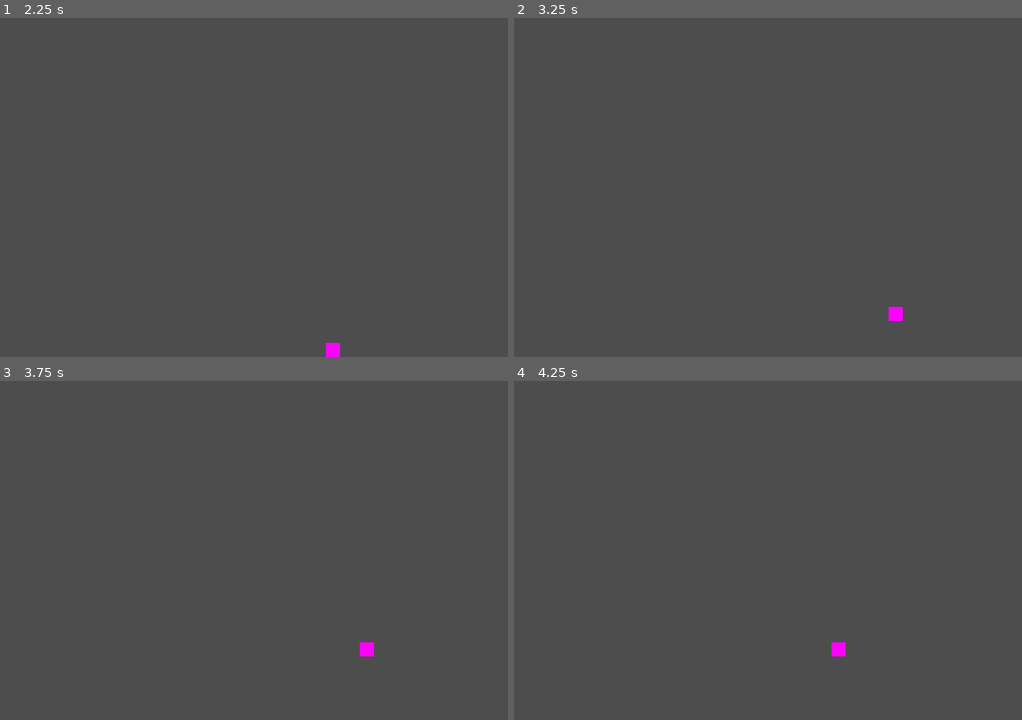
Above: before the commit, frames 1-4 (two rows, left to right).
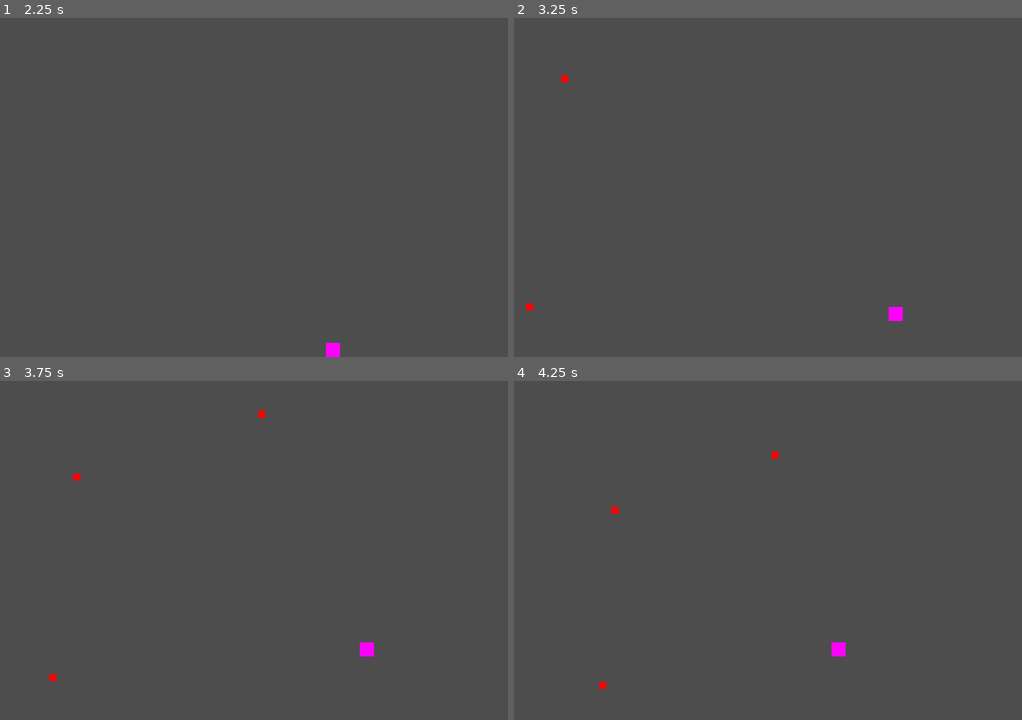
Above: after the commit, the same moments.

Repository: InRe-Dan/MiniJameGam34
Game: Godot game, scene res://Main/main.tscn
Two runs of this game, one before a commit and one after it. Both use one fixed random seed, a clock stepped at 60 frames per second and the inputs below.
Inputs:
- Up to frame 1 (2.25 s): tap Enter at 0.5 s; hold D (move_right) 0.53-1.28 s; hold S (move_down) 1.28-2.03 s; hold D (move_right) from 2.03 s (still down)
- Up to frame 2 (3.25 s): release D (move_right) at 2.78 s; hold W (move_up) from 2.78 s (still down)
- Up to frame 3 (3.75 s): release W (move_up) at 3.53 s; hold A (move_left) from 3.53 s (still down)
- Up to frame 4 (4.25 s): keep holding A (move_left)

Frame 1 is identical in both runs. In frame 2, less than 0.1% of the frame differs, in the area x 2-11%, y 16-87%; in frame 3, less than 0.1%, in the area x 9-53%, y 8-89%; in frame 4, less than 0.1%.

Commit message:
Hazards and Hazard Manager
Added HazardManager
Added HazardSpawnData
Added Hazards
Added simple Tomato

Diff:
--- /dev/null
+++ b/Globals.gd
@@ -0,0 +1,5 @@
+extends Node
+## Global fields and methods
+
+
+const stage_center: Vector2 = Vector2(360, 480)
--- /dev/null
+++ b/Hazard/Hazards/tomato.tscn
@@ -0,0 +1,8 @@
+[gd_scene load_steps=2 format=3 uid="uid://bko632gtiaj3s"]
+
+[ext_resource type="PackedScene" uid="uid://bcudix53js4vw" path="res://Hazard/hazard.tscn" id="1_n2gfx"]
+
+[node name="Tomato" instance=ExtResource("1_n2gfx")]
+modulate = Color(1, 0, 0, 1)
+speed = 200.0
+minimum_speed_factor = 0.5
--- /dev/null
+++ b/Hazard/hazard.gd
@@ -0,0 +1,25 @@
+class_name Hazard
+extends Area2D
+## Hazard class
+
+@export var speed: float
+## Minimum speed in relation to speed (ex. 0.5 means this hazard will not move slower than half its starting speed)
+@export var minimum_speed_factor: float
+
+var velocity: Vector2 = Vector2.ZERO
+var direction: Vector2 = Vector2.ZERO
+var minimum_velocity: Vector2 = Vector2.ZERO
+
+
+# Called when the node enters the scene tree for the first time.
+func _ready() -> void:
+	direction = position.direction_to(Globals.stage_center)
+	minimum_velocity = direction * speed * minimum_speed_factor
+	velocity = direction * speed
+
+
+# Called every frame. 'delta' is the elapsed time since the previous frame.
+func _physics_process(delta: float) -> void:
+	velocity = velocity.lerp(minimum_velocity, delta)
+
+	position += velocity * delta
--- /dev/null
+++ b/Hazard/hazard.tscn
@@ -0,0 +1,18 @@
+[gd_scene load_steps=4 format=3 uid="uid://bcudix53js4vw"]
+
+[ext_resource type="Script" path="res://Hazard/hazard.gd" id="1_rvm33"]
+
+[sub_resource type="PlaceholderTexture2D" id="PlaceholderTexture2D_thfl7"]
+size = Vector2(10, 10)
+
+[sub_resource type="CircleShape2D" id="CircleShape2D_r4v8d"]
+radius = 5.0
+
+[node name="Hazard" type="Area2D"]
+script = ExtResource("1_rvm33")
+
+[node name="Sprite2D" type="Sprite2D" parent="."]
+texture = SubResource("PlaceholderTexture2D_thfl7")
+
+[node name="CollisionShape2D" type="CollisionShape2D" parent="."]
+shape = SubResource("CircleShape2D_r4v8d")
--- /dev/null
+++ b/Hazard/hazard_manager.gd
@@ -0,0 +1,38 @@
+extends Node
+## Responsible for spawning hazards
+
+const spawn_radius: float = 64.0 + sqrt(pow(360.0, 2.0) + pow(480.0, 2.0))
+
+@export var global_spawn_weight: float
+@export var hazards: Array[HazardSpawnData]
+
+var main: Main
+
+var hazardData: Array[HazardSpawnData] = []
+
+
+## Called when the node enters the scene tree for the first time.
+func _ready() -> void:
+	main = get_tree().root.get_node("Main")
+
+	for data: HazardSpawnData in hazards:
+		hazardData.append(data)
+
+
+## Called every frame. 'delta' is the elapsed time since the previous frame.
+func _process(delta: float) -> void:
+	var rand: float = randf()
+	if rand < global_spawn_weight * delta:
+		# Spawn hazard this frame
+		main.spawn_hazard(get_hazard(), get_position())
+
+
+## Returns a random hazard
+func get_hazard() -> Hazard:
+	return (hazardData.pick_random() as HazardSpawnData).hazard.instantiate()
+
+
+## Returns a random position outside the viewport
+func get_position() -> Vector2:
+	var angle: float = randf_range(0, PI)
+	return Vector2(cos(angle), -sin(angle)) * spawn_radius + Globals.stage_center
--- /dev/null
+++ b/Hazard/hazard_manager.tscn
@@ -0,0 +1,14 @@
+[gd_scene load_steps=5 format=3 uid="uid://cip0t87hvhybj"]
+
+[ext_resource type="Script" path="res://Hazard/hazard_manager.gd" id="1_os5rk"]
+[ext_resource type="Script" path="res://Hazard/hazard_spawn_data.gd" id="2_lcnao"]
+[ext_resource type="PackedScene" uid="uid://bko632gtiaj3s" path="res://Hazard/Hazards/tomato.tscn" id="3_rwufa"]
+
+[sub_resource type="Resource" id="Resource_xacaa"]
+script = ExtResource("2_lcnao")
+hazard = ExtResource("3_rwufa")
+
+[node name="HazardManager" type="Node"]
+script = ExtResource("1_os5rk")
+global_spawn_weight = 1.0
+hazards = Array[ExtResource("2_lcnao")]([SubResource("Resource_xacaa")])
--- /dev/null
+++ b/Hazard/hazard_spawn_data.gd
@@ -0,0 +1,5 @@
+class_name HazardSpawnData
+extends Resource
+## Describes spawning information
+
+@export var hazard: PackedScene
--- /dev/null
+++ b/Main/main.gd
@@ -0,0 +1,10 @@
+class_name Main
+extends Node2D
+## Main game handler
+
+@onready var hazard_container: Node2D = $Hazards
+
+
+func spawn_hazard(hazard: Hazard, location: Vector2) -> void:
+	hazard.position = location
+	hazard_container.add_child(hazard)
--- a/Main/main.tscn
+++ b/Main/main.tscn
@@ -1,11 +1,13 @@
-[gd_scene load_steps=3 format=3 uid="uid://dw5auj6i3fjfj"]
+[gd_scene load_steps=4 format=3 uid="uid://dw5auj6i3fjfj"]
 
+[ext_resource type="Script" path="res://Main/main.gd" id="1_5t87c"]
 [ext_resource type="PackedScene" uid="uid://c757dhd4hepca" path="res://Player/player.tscn" id="1_bg8e3"]
 
 [sub_resource type="RectangleShape2D" id="RectangleShape2D_o8aus"]
 size = Vector2(720, 24)
 
 [node name="Main" type="Node2D"]
+script = ExtResource("1_5t87c")
 
 [node name="Player" parent="." instance=ExtResource("1_bg8e3")]
 position = Vector2(360, 400)
@@ -23,3 +25,5 @@
 [node name="Backstage" type="CollisionShape2D" parent="Stage"]
 position = Vector2(0, 12)
 shape = SubResource("RectangleShape2D_o8aus")
+
+[node name="Hazards" type="Node2D" parent="."]
--- a/Player/player.gd
+++ b/Player/player.gd
@@ -6,18 +6,18 @@
 @export var acceleration: float
 
 
-# Called when the node enters the scene tree for the first time.
+## Called when the node enters the scene tree for the first time.
 func _ready() -> void:
 	pass # Replace with function body.
 
 
-# Called every frame. 'delta' is the elapsed time since the previous frame.
+## Called every frame. 'delta' is the elapsed time since the previous frame.
 func _physics_process(delta: float) -> void:
 	velocity = velocity.lerp(get_input_vector() * movement_speed, delta * acceleration)
 
 	move_and_slide()
 
 
-# Returns the player's input vector
+## Returns the player's input vector
 func get_input_vector() -> Vector2:
 	return Vector2(Input.get_axis("move_left", "move_right"), Input.get_axis("move_up", "move_down")).normalized()
--- a/project.godot
+++ b/project.godot
@@ -15,6 +15,11 @@
 config/features=PackedStringArray("4.3", "Forward Plus")
 config/icon="res://icon.svg"
 
+[autoload]
+
+HazardManager="*res://Hazard/hazard_manager.tscn"
+Globals="*res://Globals.gd"
+
 [display]
 
 window/size/viewport_width=720
@@ -25,6 +30,8 @@
 [file_customization]
 
 folder_colors={
+"res://Hazard/": "red",
+"res://Hazard/Hazards/": "orange",
 "res://Main/": "teal",
 "res://Player/": "green"
 }
